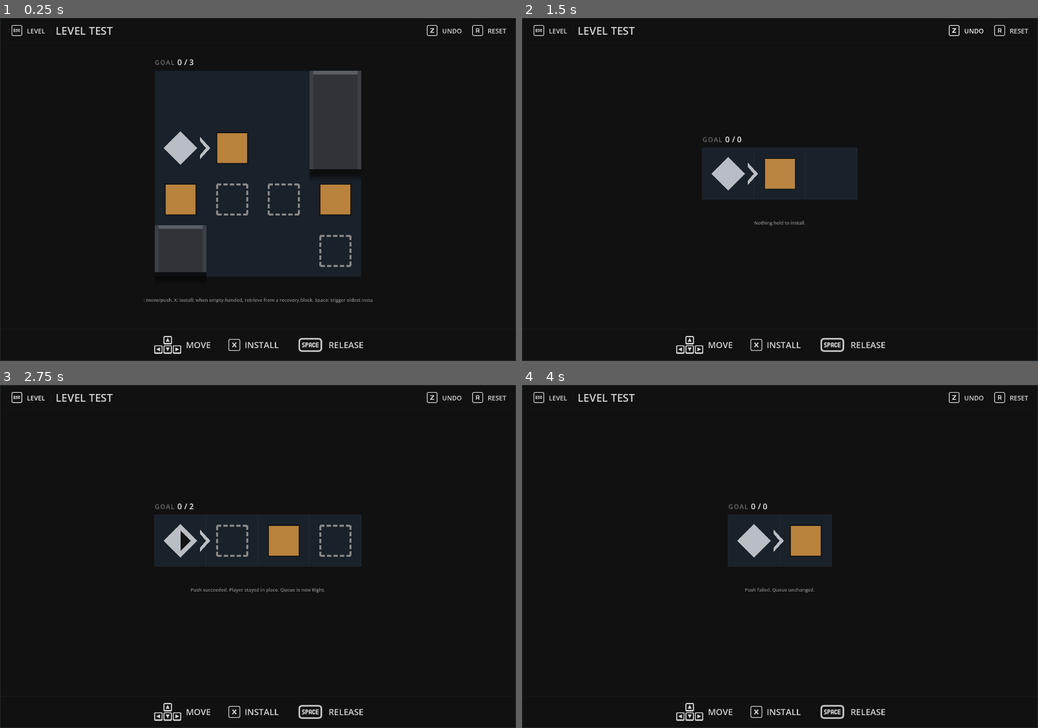
Above: before the commit, frames 1-4 (two rows, left to right).
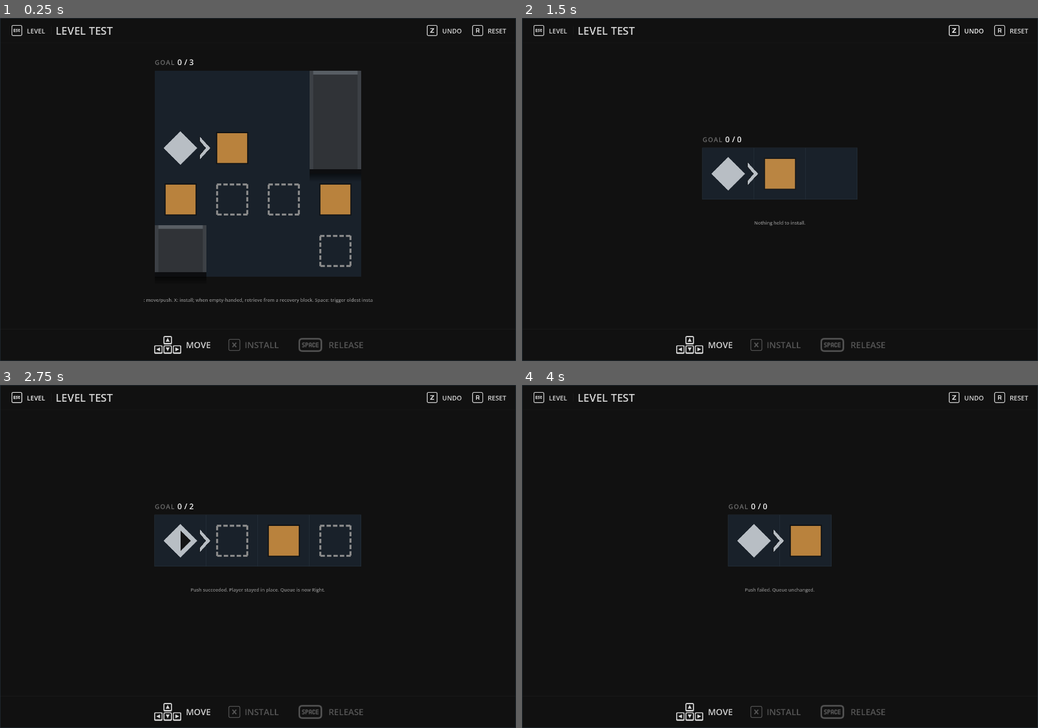
Above: after the commit, the same moments.

Repository: Periodev/DIR_03
Game: Godot game, scene res://scenes/verify_player_animation.tscn
Same seed, same stepped clock (60 frames per second), same inputs: the game is played once before the commit and once after it. This scene is started directly instead of the project's main scene.
Inputs (mouse positions are in pixels of both pictures, inside the frame that each line leads up to):
- Up to frame 1 (0.25 s): no input
- Up to frame 2 (1.5 s): tap Enter at 0.5 s; move the mouse to (893, 172) at 0.52 s; hold Right (move_right) 0.53-1.25 s; hold X (install_vector) 0.53-1.25 s; click (965, 31) at 1.25 s
- Up to frame 3 (2.75 s): click (25, 398) at 2 s
- Up to frame 4 (4 s): move the mouse to (676, 573) at 2.77 s; hold Down (move_down) 2.78-3.53 s; tap Space (trigger_vector) at 2.85 s; move the mouse to (831, 481) at 3.52 s; hold Right (move_right) from 3.53 s (still down); hold Z (undo_command) from 3.53 s (still down)

The runs differ from the first frame. In frame 1, 0.3% of the frame differs, in the area x 44-71%, y 93-98%; in frame 2, 0.3%; in frame 3, 0.3%; in frame 4, 0.3%.

Commit message:
Dim unavailable control hints

Diff:
--- a/scripts/player_interface.gd
+++ b/scripts/player_interface.gd
@@ -42,6 +42,7 @@
 const CONTROL_HINT_VERTICAL_PADDING := 48
 const CONTROL_HINT_MOVE_ICON_BASE_SIZE := 44
 const CONTROL_HINT_GROUP_SEPARATION := 44
+const CONTROL_HINT_INACTIVE_ALPHA := 0.35
 
 var game_board
 var board_view
@@ -517,6 +518,18 @@
 	direction_hint.visible = true
 	install_hint.visible = tutorial_controls_stage >= 1
 	release_hint.visible = tutorial_controls_stage >= 2
+	install_hint.modulate = Color(
+		1.0,
+		1.0,
+		1.0,
+		1.0 if game_board.command_will_change_state("X") else CONTROL_HINT_INACTIVE_ALPHA
+	)
+	release_hint.modulate = Color(
+		1.0,
+		1.0,
+		1.0,
+		1.0 if game_board.command_will_change_state("T") else CONTROL_HINT_INACTIVE_ALPHA
+	)
 
 
 func set_message(text: String) -> void:
--- a/tools/verify_player_animation.gd
+++ b/tools/verify_player_animation.gd
@@ -20,6 +20,7 @@
 	check_grid_line_toggle(game)
 	check_active_vector_pulse(game)
 	check_progressive_control_hints(game)
+	check_control_hint_availability(game)
 	check_adaptive_board_fit(game)
 	check_undo_deadlock_prompt(game)
 	await check_install_tutorial_hint(game)
@@ -127,6 +128,44 @@
 	)
 
 
+func check_control_hint_availability(game: Node) -> void:
+	var previous_level_id: String = Campaign.active_level_id
+	require_level(game, "@A.")
+	Campaign.active_level_id = "1-2"
+	var hud: Node = game.game_hud
+	game.player_queue = ""
+	game.install_order.clear()
+	hud.refresh()
+	require(
+		is_equal_approx(
+			float(hud.install_hint.modulate.a),
+			float(hud.CONTROL_HINT_INACTIVE_ALPHA)
+		),
+		"install hint should dim when X cannot change state"
+	)
+	require(
+		is_equal_approx(
+			float(hud.release_hint.modulate.a),
+			float(hud.CONTROL_HINT_INACTIVE_ALPHA)
+		),
+		"release hint should dim when no direction is installed"
+	)
+
+	game.player_queue = "Right"
+	hud.refresh()
+	require(
+		is_equal_approx(float(hud.install_hint.modulate.a), 1.0),
+		"install hint should brighten when X can install"
+	)
+	install_test_vector(game, 1, "Left")
+	require(
+		is_equal_approx(float(hud.release_hint.modulate.a), 1.0),
+		"release hint should brighten when a direction is installed"
+	)
+	Campaign.active_level_id = previous_level_id
+	hud.refresh()
+
+
 func check_adaptive_board_fit(game: Node) -> void:
 	require_level(
 		game,
Not shown, changed: tools/verify_v11_static.ps1
